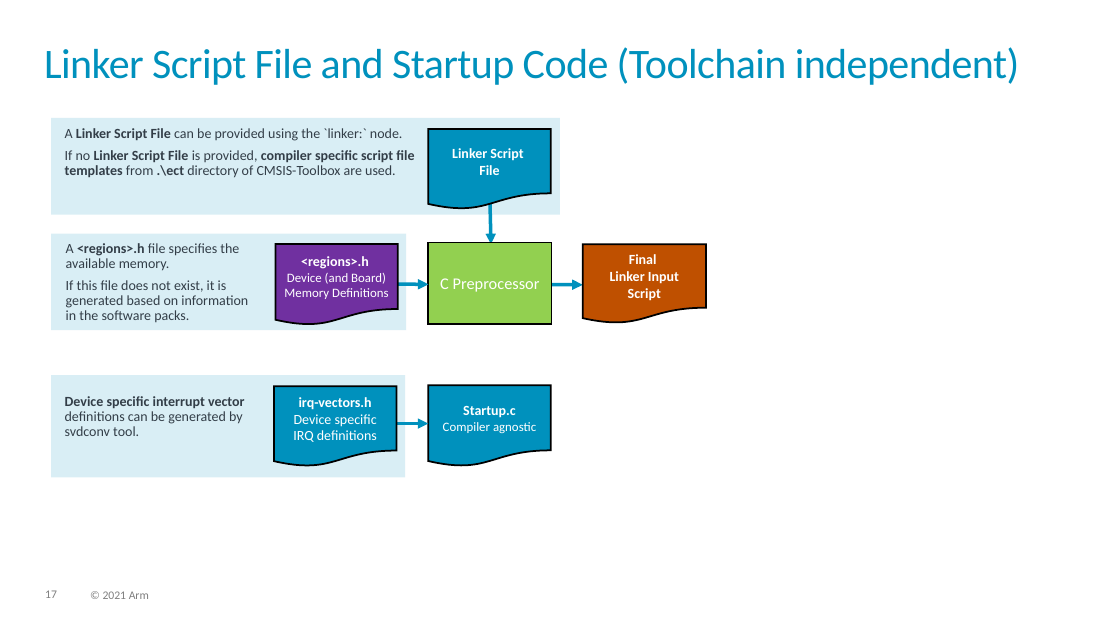
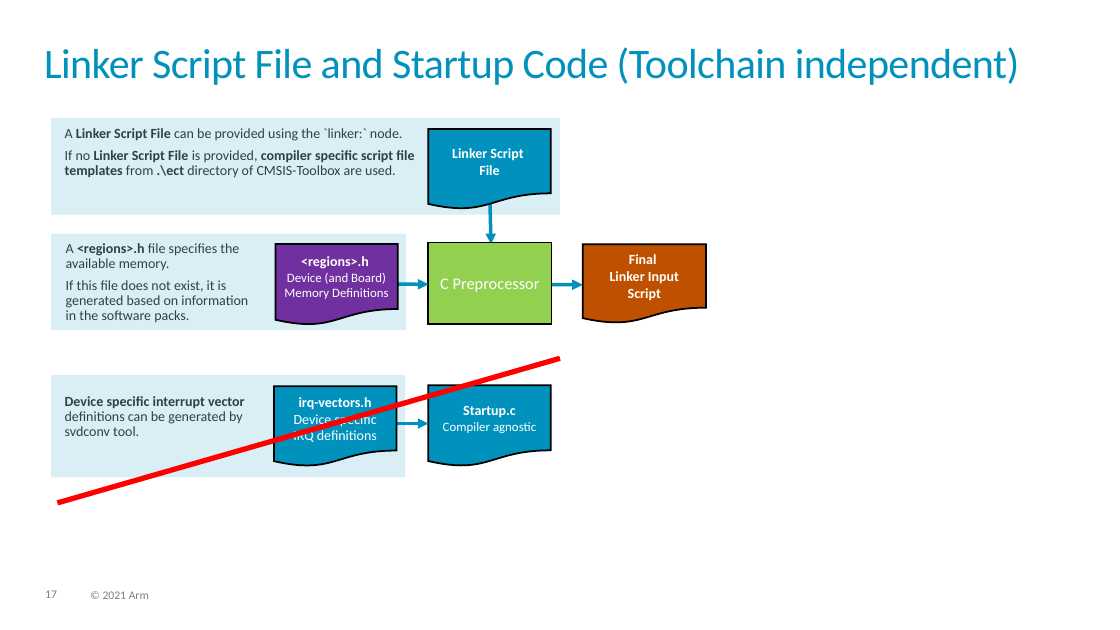
Before and after one commit to Open-CMSIS-Pack/devtools, a slide deck: slide 17 of tools/projmgr/docs/Manual/images/overview.pptx. Drawn at 1120x630 pixels with LibreOffice and Linux fonts; fonts in the diff are those of the drawing. Boxes give left, top, right and bottom in pixels: in the first picture for what was removed or moved away, otherwise in the second. Text is boxed around its words. In the diff, an @@ line names an element or a change of style, - is before the commit and + after.

```diff
--- a/tools/projmgr/docs/Manual/images/overview.pptx
+++ b/tools/projmgr/docs/Manual/images/overview.pptx
@@ line added from (57, 503) to (560, 359), #FF0000 4.5 pt @@
```
Also in this commit, not shown: 1 other file.
